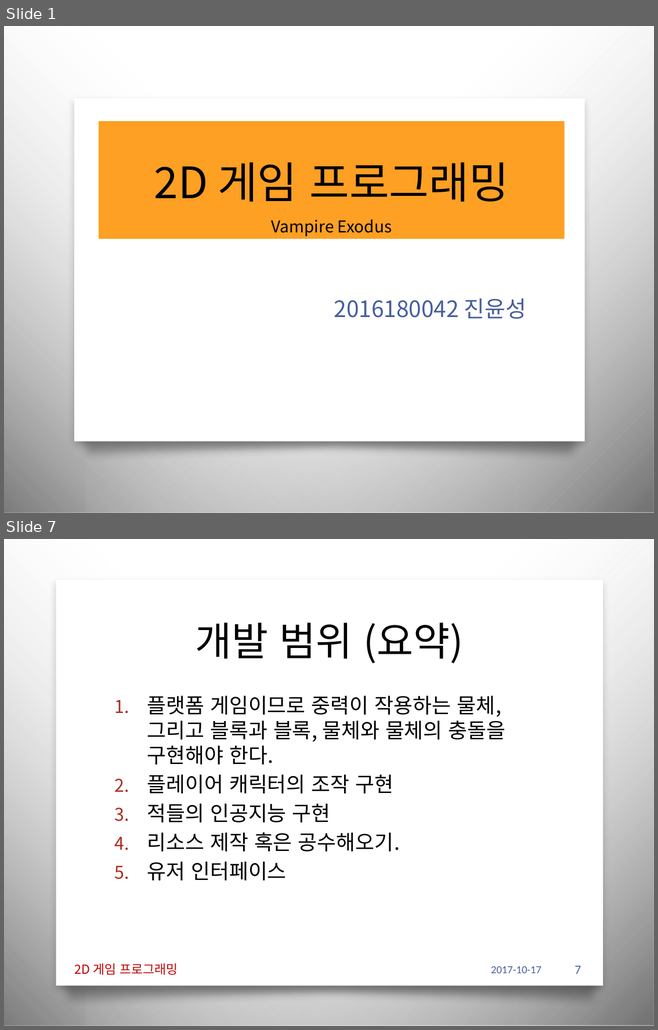
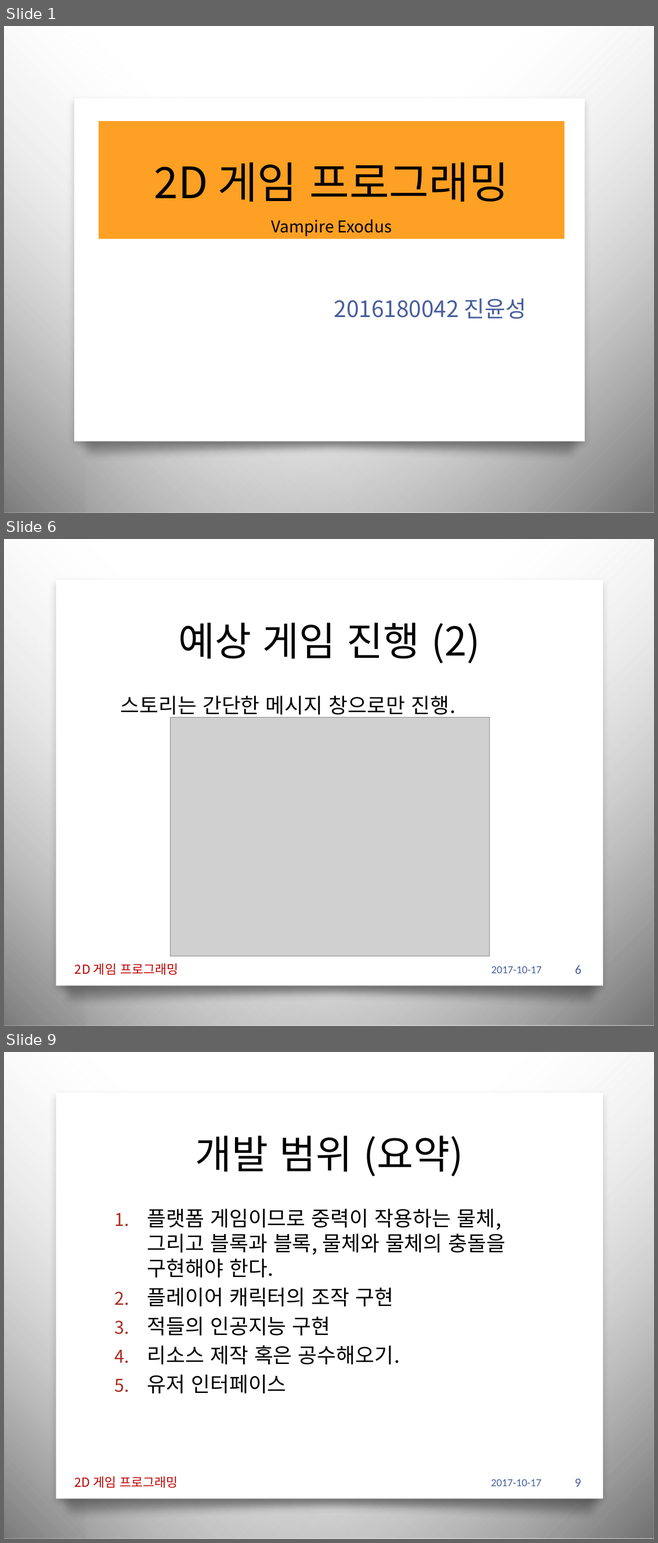
Before and after one commit to iconstudio/2017-Platformer, a slide deck: slides/2017_2DGP_1차발표.pptx. Shown one above the other, each under a label of ours: slides 1 and 7 before the commit, slides 1, 6 and 9 after it; the slides between them are not shown. The pictures are 658x1030 and 658x1543 pixels, drawn with LibreOffice and Linux fonts; fonts in the diff are those of the drawing; grey boxes stand for pictures; background and template pictures are left out. Boxes give left, top, right and bottom in pixels: in the first picture for what was removed or moved away, otherwise in the second. Text is boxed around its words. In the diff, an @@ line names an element or a change of style, - is before the commit and + after.

```diff
--- a/slides/2017_2DGP_1차발표.pptx
+++ b/slides/2017_2DGP_1차발표.pptx
@@ slide 6 added at (x1=4, y1=539, x2=654, y2=1026), background picture (left out); not listed: 4 template elements that a slide beside it also shows @@
@@ title added at (x1=179, y1=623, x2=480, y2=664), 44 pt, text #000000 @@
+예상 게임 진행 (2)
@@ text added at (x1=120, y1=696, x2=455, y2=719), 23 pt, text #000000 @@
+스토리는 간단한 메시지 창으로만 진행.
@@ picture added at (x1=170, y1=718, x2=489, y2=957) @@
@@ text added at (x1=75, y1=964, x2=178, y2=975), 14 pt, text #C00000 @@
+2D 게임 프로그래밍
@@ text added at (x1=491, y1=966, x2=542, y2=973), 12 pt, text #465E9C @@
+2017-10-17
@@ page number added at (x1=575, y1=965, x2=581, y2=974), 14 pt, text #465E9C @@
+6
@@ what was slide 7 is now slide 9 @@
@@ page number at (x1=574, y1=1479, x2=581, y2=1487): text changed @@
-7
+9
```
Also in this commit, not shown: 9 slides changed, 1 other slide added, 4 other files.
